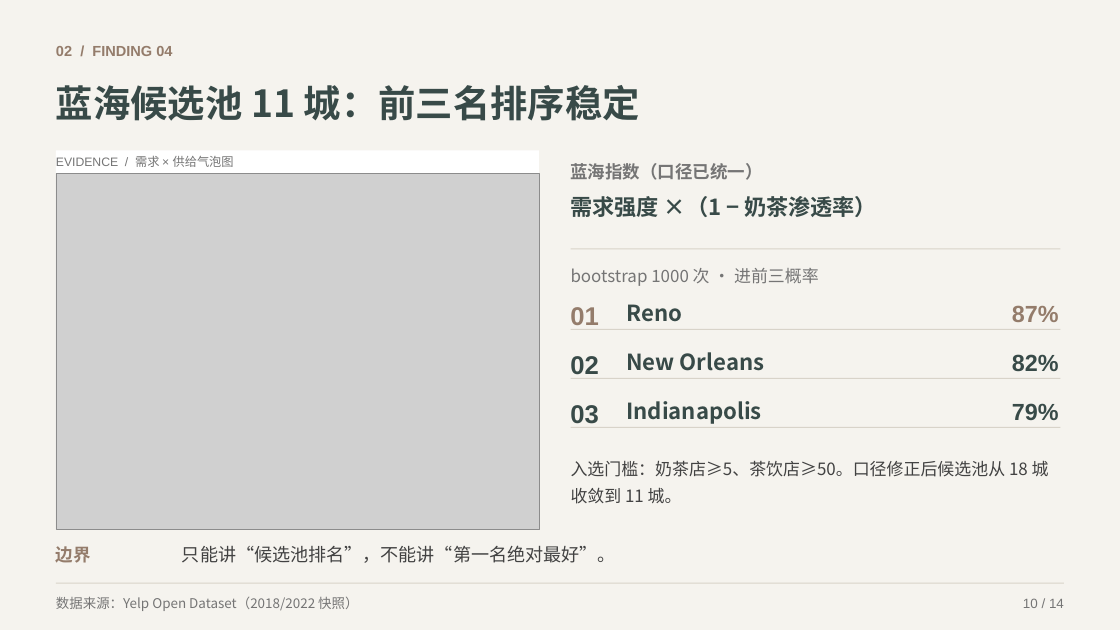
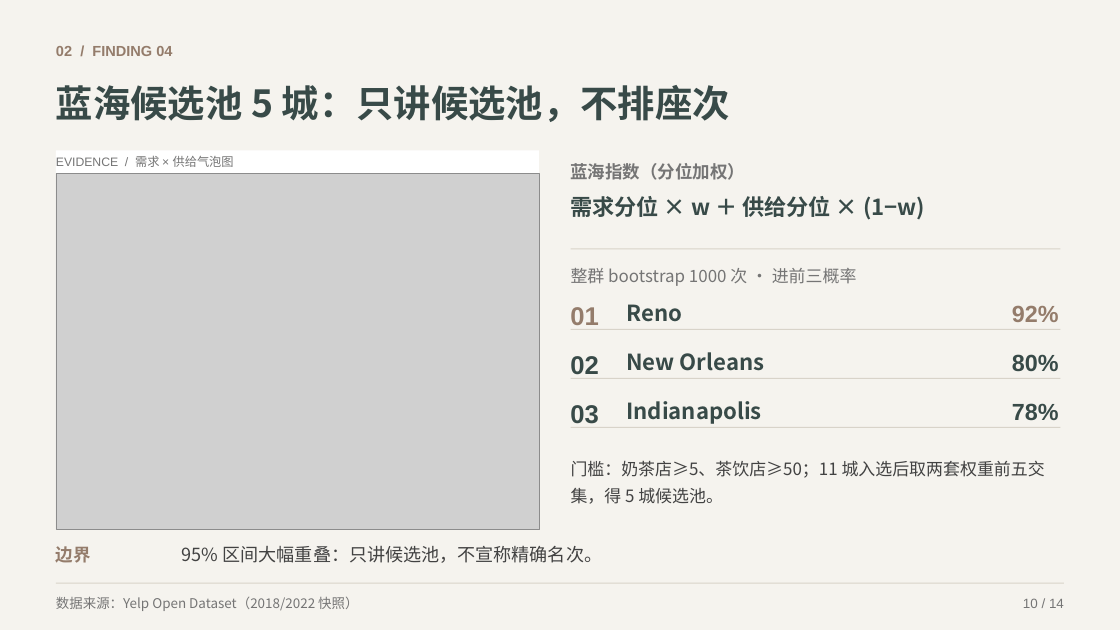
Before and after one commit to LetitbePJ/tea-market-analysis, a slide deck: slide 10 of 作品集PPT/茶饮门店竞争格局与选址分析.pptx. Drawn at 1120x630 pixels with LibreOffice and Linux fonts; fonts in the diff are those of the drawing; grey boxes stand for pictures; background and template pictures are left out. Boxes give left, top, right and bottom in pixels: in the first picture for what was removed or moved away, otherwise in the second. Text is boxed around its words. In the diff, an @@ line names an element or a change of style, - is before the commit and + after.

```diff
--- a/作品集PPT/茶饮门店竞争格局与选址分析.pptx
+++ b/作品集PPT/茶饮门店竞争格局与选址分析.pptx
@@ text at bbox=[56, 85, 730, 122]: text changed @@
-蓝海候选池 11 城：前三名排序稳定
+蓝海候选池 5 城：只讲候选池，不排座次
@@ text at bbox=[571, 163, 746, 180]: text changed @@
-蓝海指数（口径已统一）
+蓝海指数（分位加权）
@@ text at bbox=[571, 196, 925, 220]: text changed @@
-需求强度 ×（1 − 奶茶渗透率）
+需求分位 × w ＋ 供给分位 × (1−w)
@@ text at bbox=[571, 268, 857, 286]: text changed @@
-bootstrap 1000 次 · 进前三概率
+整群 bootstrap 1000 次 · 进前三概率
@@ text at bbox=[1012, 306, 1059, 322]: text changed @@
-87%
+92%
@@ text at bbox=[1012, 354, 1059, 371]: text changed @@
-82%
+80%
@@ text at bbox=[1012, 403, 1059, 420]: text changed @@
-79%
+78%
@@ text at bbox=[571, 460, 1045, 504]: text changed @@
-入选门槛：奶茶店≥5、茶饮店≥50。口径修正后候选池从 18 城收敛到 11 城。
+门槛：奶茶店≥5、茶饮店≥50；11 城入选后取两套权重前五交集，得 5 城候选池。
@@ text at bbox=[182, 546, 603, 563]: text changed @@
-只能讲“候选池排名”，不能讲“第一名绝对最好”。
+95% 区间大幅重叠：只讲候选池，不宣称精确名次。
```
Also in this commit, not shown: 1 other slide changed, 5 other files.
